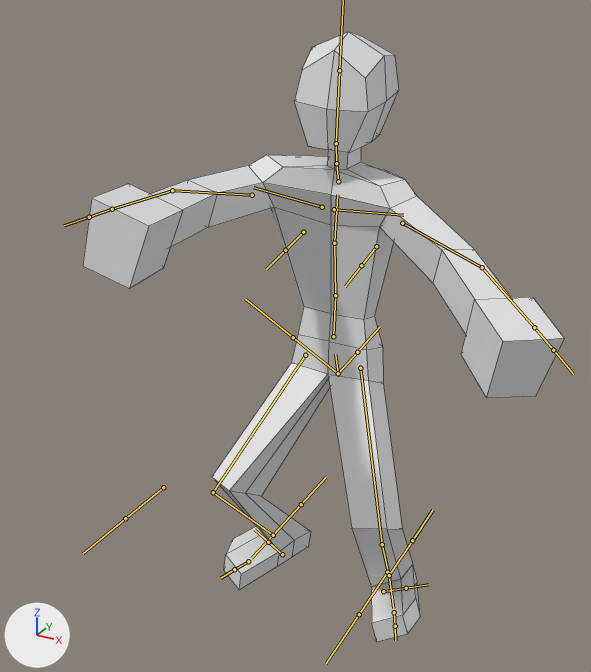
Renders of the FBX model Models/Zambino.fbx from each side of a commit.
Both versions are drawn from a camera (50 mm lens) standing at (1.04, -2.12, 1.98) and looking at (0.03, -0.29, 1.06). Every picture has the same lights, and +X, +Y and +Z are marked at lower left. Both versions are drawn at frame 8 of the action 'metarig|Attack'; the numbers are the values there. The bones that bend it are drawn over the model as lines. Mesh edges are drawn as thin lines.

The first picture shows 'Zambino'.
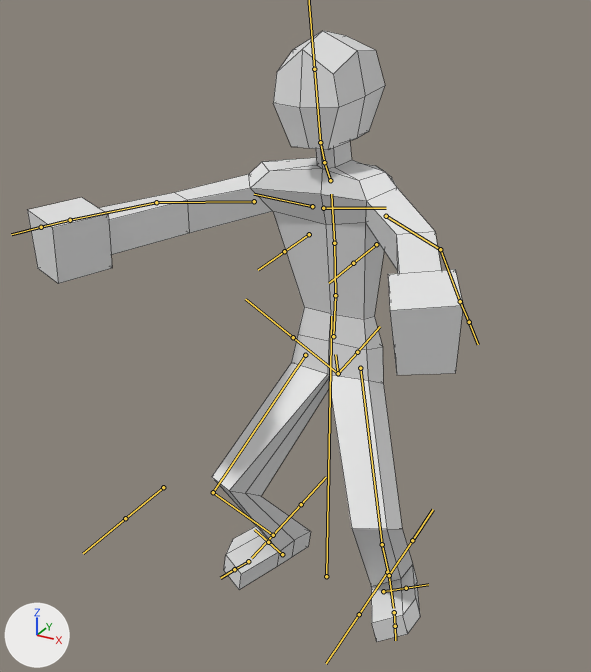
Where the change shows, as pixel boxes (x1, y1, x2, y2) in the pictures (591 x 672 px):
'Zambino', posed (9% narrower)
    before: (83, 32, 564, 642)
    after: (27, 31, 463, 642)
bone 'spine.003', root to tip
    before: (334, 243) to (337, 194)
    after: (334, 243) to (331, 194)
bone 'shoulder.L', root to tip
    before: (334, 209) to (403, 215)
    after: (323, 208) to (386, 208)
bone 'upper_arm.L', root to tip
    before: (402, 223) to (482, 267)
    after: (386, 216) to (440, 249)
bone 'shoulder.R', root to tip
    before: (322, 207) to (253, 187)
    after: (312, 206) to (254, 194)
bone 'upper_arm.R', root to tip
    before: (252, 195) to (172, 190)
    after: (254, 201) to (156, 202)

What the commit changed:
Bone 'spine.003' (bone_spine_003) turns from (0, 6, -5) to (1, -4, 2) degrees about its own x, y and z.
Bone 'shoulder.L' (bone_shoulder_l) turns from (5, 10, -28) to (7, 10, -29) degrees about its own x, y and z.
Bone 'upper_arm.L' (bone_upper_arm_l) turns from (14, -23, 21) to (18, -21, 25) degrees about its own x, y and z.
Bone 'shoulder.R' (bone_shoulder_r) turns from (14, -6, 46) to (5, -7, 30) degrees about its own x, y and z.
Bone 'upper_arm.R' (bone_upper_arm_r) turns from (27, 21, -36) to (26, 21, -34) degrees about its own x, y and z.
